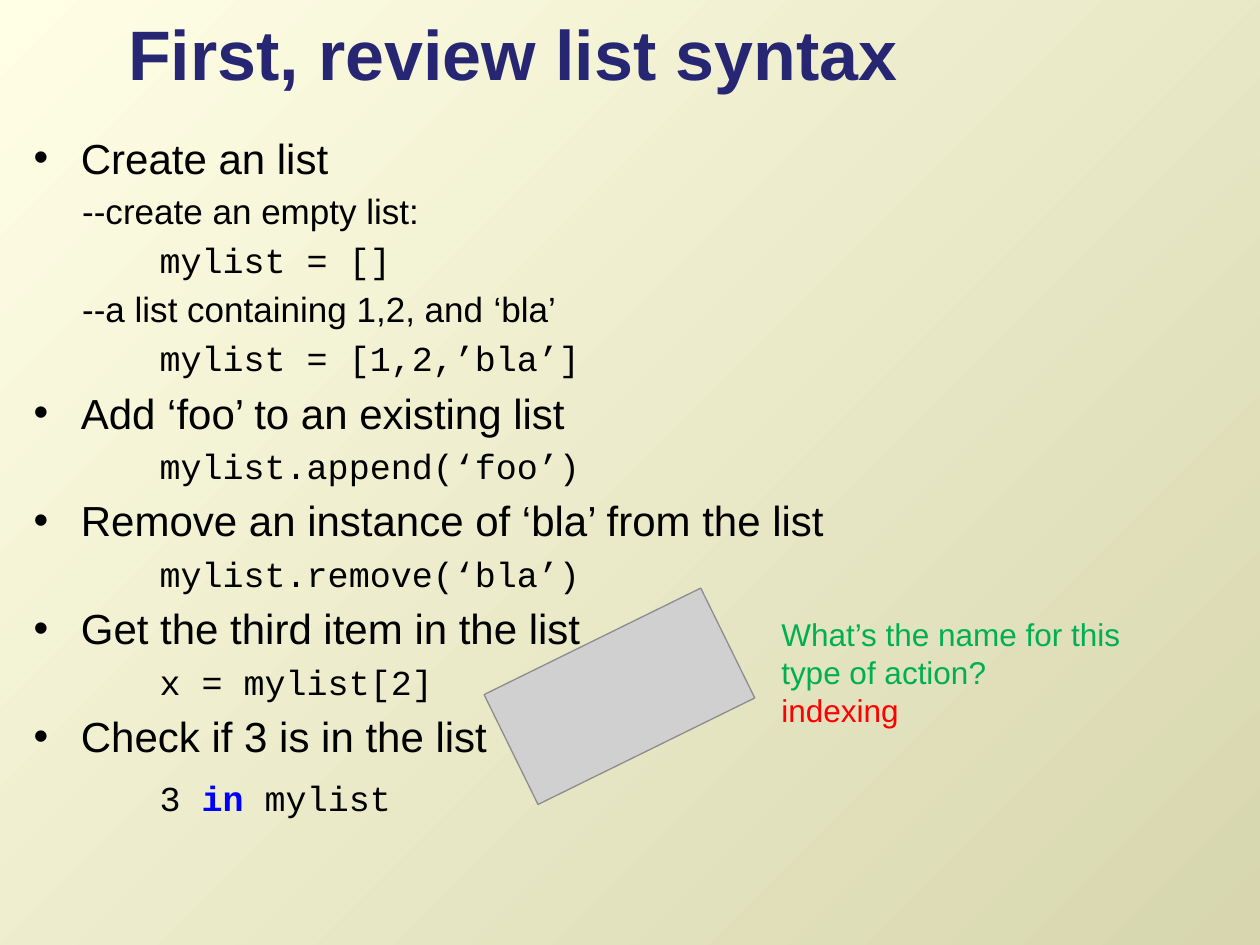
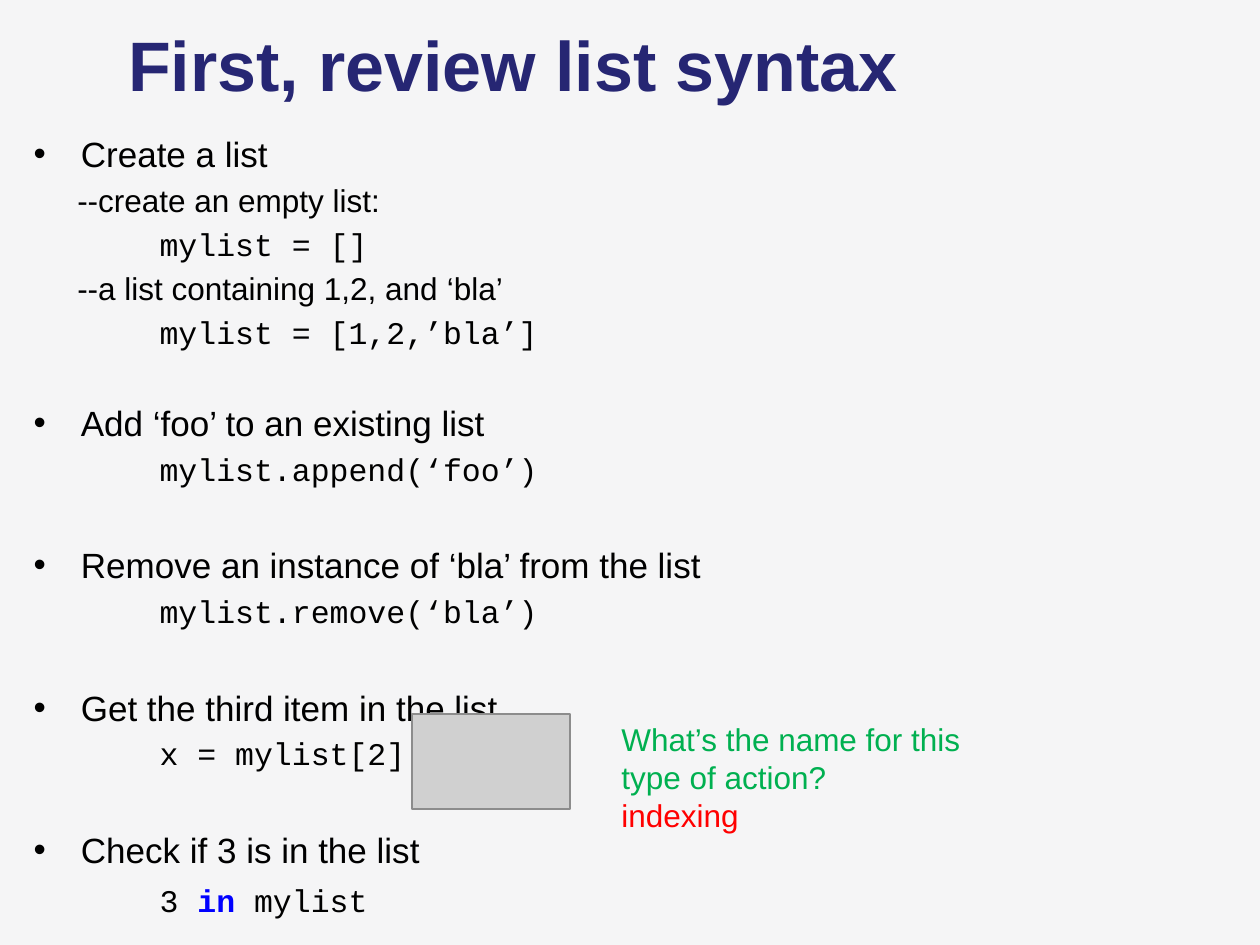
Before and after one commit to lgtateos/gis540, a slide deck: slide 6 of slides/dictionaries.pptx. Drawn at 1260x945 pixels with LibreOffice and Linux fonts; fonts in the diff are those of the drawing; grey boxes stand for pictures. Boxes give left, top, right and bottom in pixels: in the first picture for what was removed or moved away, otherwise in the second. Text is boxed around its words. In the diff, an @@ line names an element or a change of style, - is before the commit and + after.

```diff
--- a/slides/dictionaries.pptx
+++ b/slides/dictionaries.pptx
@@ background gradient #FFFFE6 to #D7D6AE to #F5F5F6 @@
@@ title "First, review list syntax" moved from (x1=128, y1=29, x2=898, y2=93) to (x1=128, y1=40, x2=898, y2=104) @@
@@ text at (x1=81, y1=141, x2=268, y2=168): text changed; size 24 to 20 pt @@
-• Create an list
+• Create a list
@@ text at (x1=77, y1=189, x2=701, y2=864): size 20 to 18 pt in "--create an empty list:", "mylist = []", "--a list containing 1,2, and ‘bla’", "mylist = [1,2,’bla’]" and 4 more places; size 24 to 20 pt in "Add ‘foo’ to an existing list", "Remove an instance of ‘bla’ from the ...", "Get the third item in the list", "Check if 3 is in the list" @@
@@ picture removed at (x1=484, y1=588, x2=755, y2=804) @@
@@ picture added at (x1=412, y1=714, x2=571, y2=810) @@
@@ text "What’s the name for this" moved from (x1=781, y1=623, x2=1120, y2=728) to (x1=621, y1=728, x2=960, y2=833) @@
```
Also in this commit, not shown: 28 other slides changed, 4 slides added, 1 slide removed.
